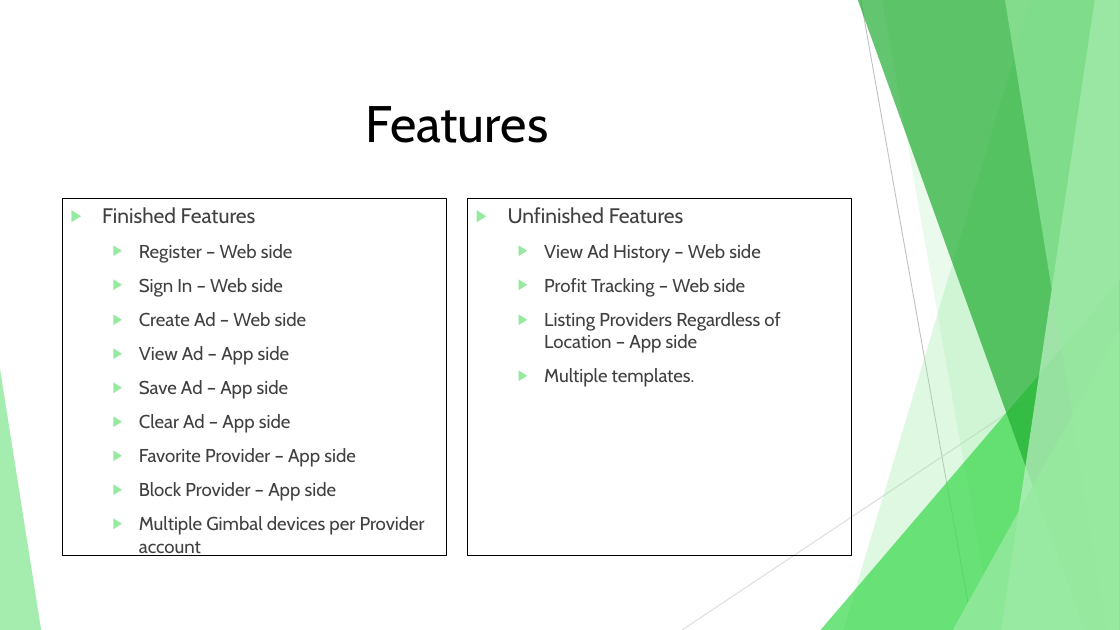
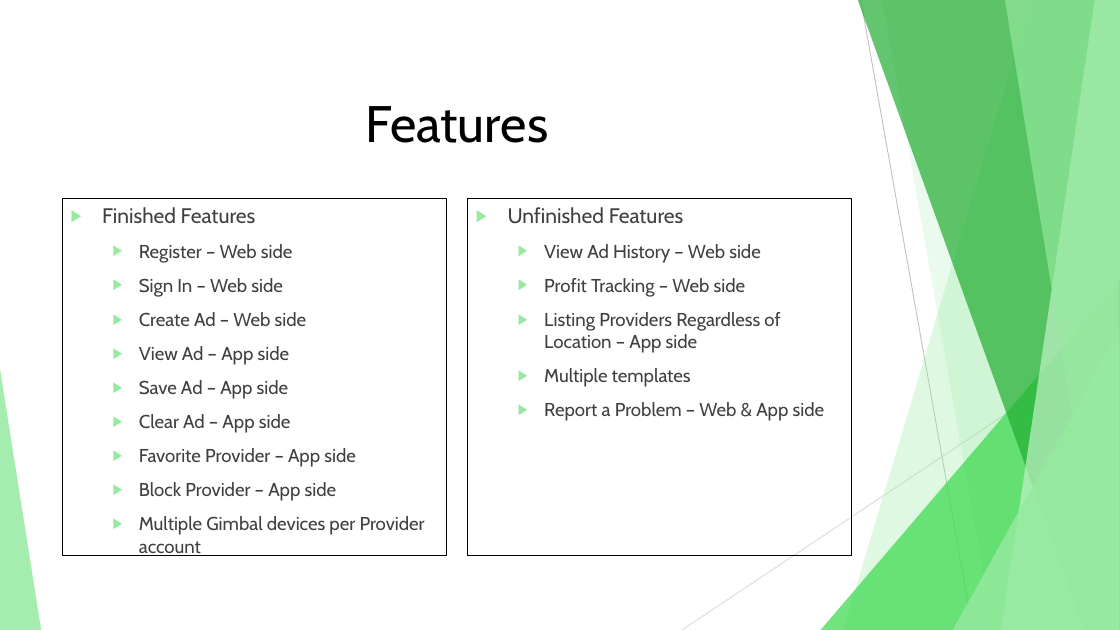
Before and after one commit to PromoPass/promopass.github.io, a slide deck: slide 3 of FinalPresentation.pptx. Drawn at 1120x630 pixels with LibreOffice and Linux fonts; fonts in the diff are those of the drawing. Boxes give left, top, right and bottom in pixels: in the first picture for what was removed or moved away, otherwise in the second. Text is boxed around its words. In the diff, an @@ line names an element or a change of style, - is before the commit and + after.

```diff
--- a/FinalPresentation.pptx
+++ b/FinalPresentation.pptx
@@ text at bbox=[544, 368, 825, 421]: text changed @@
-  ▶ Multiple templates.
+  ▶ Multiple templates
+  ▶ Report a Problem – Web & App side
```
Also in this commit, not shown: 2 other slides changed.
